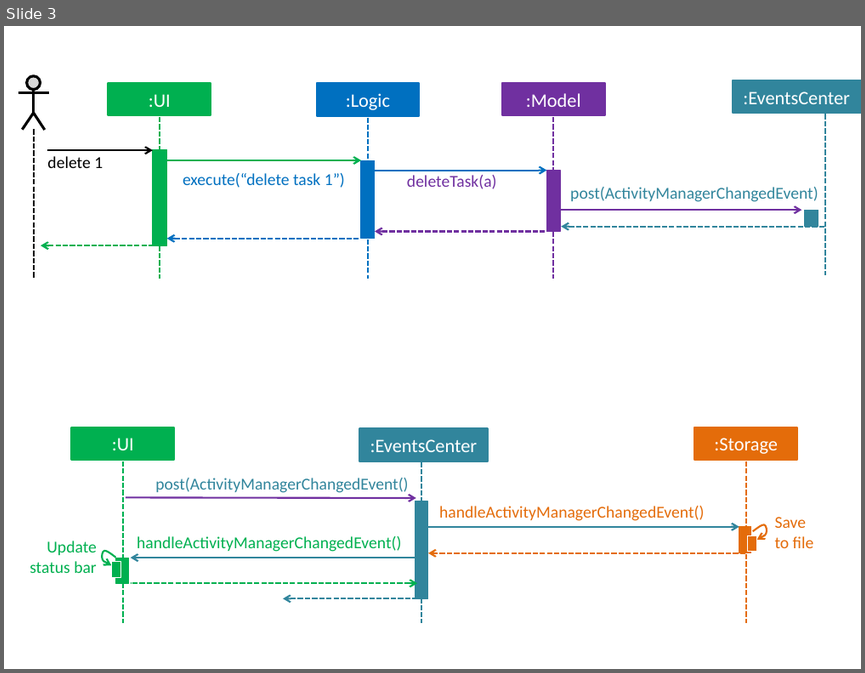
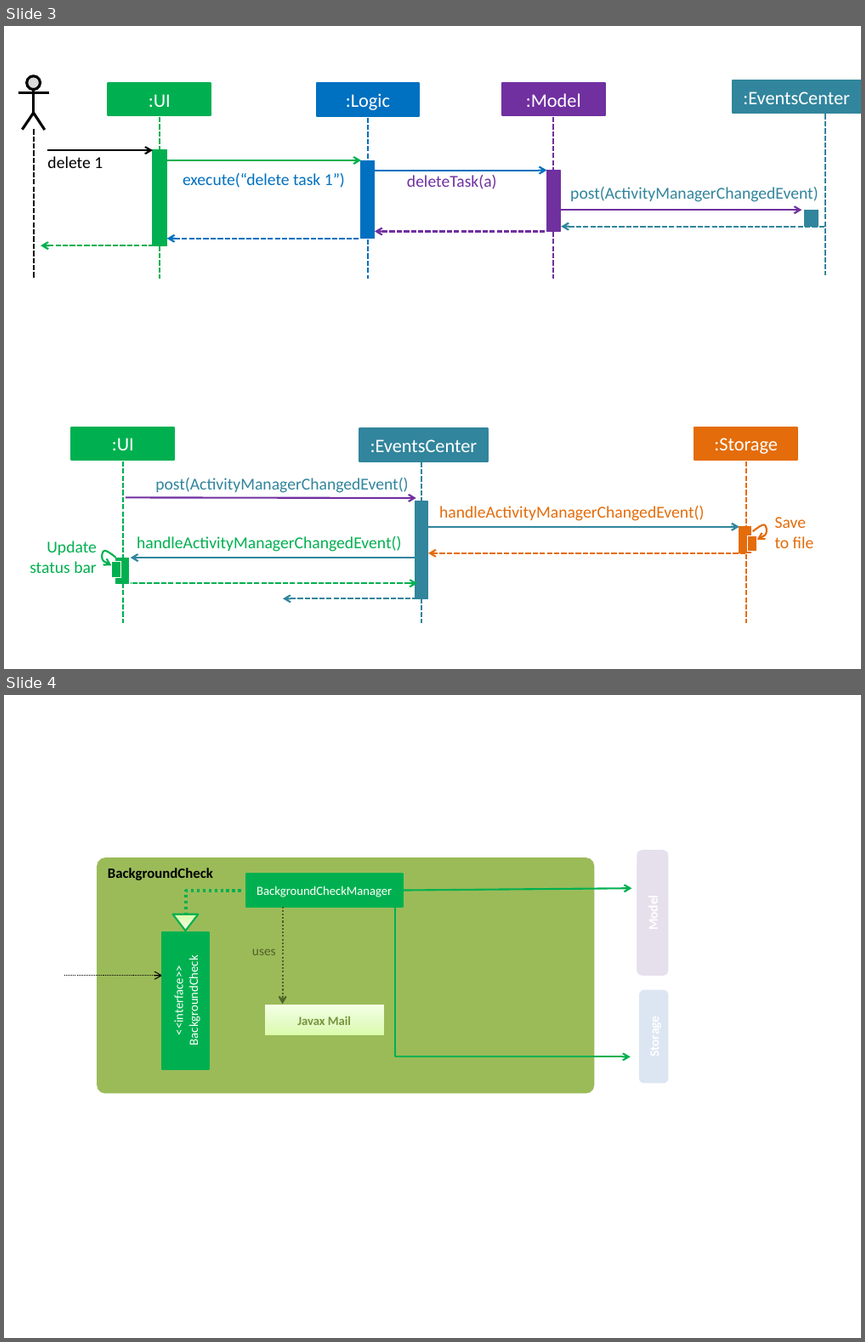
Before and after one commit to CS2103AUG2016-W14-C2/main, a slide deck: docs/diagrams/Diagrams(CS2103T - V0.3).pptx. Shown one above the other, each under a label of ours: slide 3 before the commit, slides 3 and 4 after it. The pictures are 865x673 and 865x1342 pixels, drawn with LibreOffice and Linux fonts; fonts in the diff are those of the drawing. Boxes give left, top, right and bottom in pixels: in the first picture for what was removed or moved away, otherwise in the second. Text is boxed around its words. In the diff, an @@ line names an element or a change of style, - is before the commit and + after.

```diff
--- a/docs/diagrams/Diagrams(CS2103T - V0.3).pptx
+++ b/docs/diagrams/Diagrams(CS2103T - V0.3).pptx
@@ slide 4 added at bbox=[4, 695, 861, 1338], background #FFFFFF @@
@@ rounded rectangle added at bbox=[97, 858, 594, 1094], fill #9BBB59, 12 pt, text #000000, bold @@
+BackgroundCheck
@@ rounded rectangle added at bbox=[636, 851, 669, 975], fill #E6E0EC @@
@@ elbow line added from (241, 891) to (186, 922), #00B050 2.5 pt dashed @@
@@ rectangle added at bbox=[246, 874, 403, 907], fill #00B050, outline #00B050 1.5 pt, 10.5 pt, text #FFFFFF @@
+BackgroundCheckManager
@@ arrow added from (403, 891) to (632, 888), #00B050 1.5 pt @@
@@ triangle added at bbox=[173, 914, 199, 930], fill gradient #DAFDA7 to #E4FCC2 to #F5FFE7, outline #00B050 1.5 pt @@
@@ arrow added from (283, 907) to (283, 1004), #4F6228 1.5 pt dashed @@
@@ elbow arrow added from (358, 907) to (630, 1056), #00B050 1.5 pt @@
@@ rectangle added at bbox=[162, 931, 209, 1068], fill #00B050, outline #00B050 1.5 pt, 10.5 pt, text #FFFFFF @@
+<<interface>>
+BackgroundCheck
@@ text added at bbox=[252, 949, 276, 955], 11 pt, text #4F6228 @@
+uses
@@ elbow arrow added from (65, 975) to (162, 975), #000000 0.75 pt dashed @@
@@ rounded rectangle added at bbox=[639, 989, 669, 1083], fill #DCE6F2 @@
@@ rectangle added at bbox=[263, 1004, 385, 1036], fill gradient #DAFDA7 to #E4FCC2 to #F5FFE7, outline #9BBB59 1.5 pt, 10.5 pt, text #77933C, bold @@
+Javax Mail
```
Also in this commit, not shown: 3 slides changed, 1 other slide added, 1 slide removed, 6 other files.
